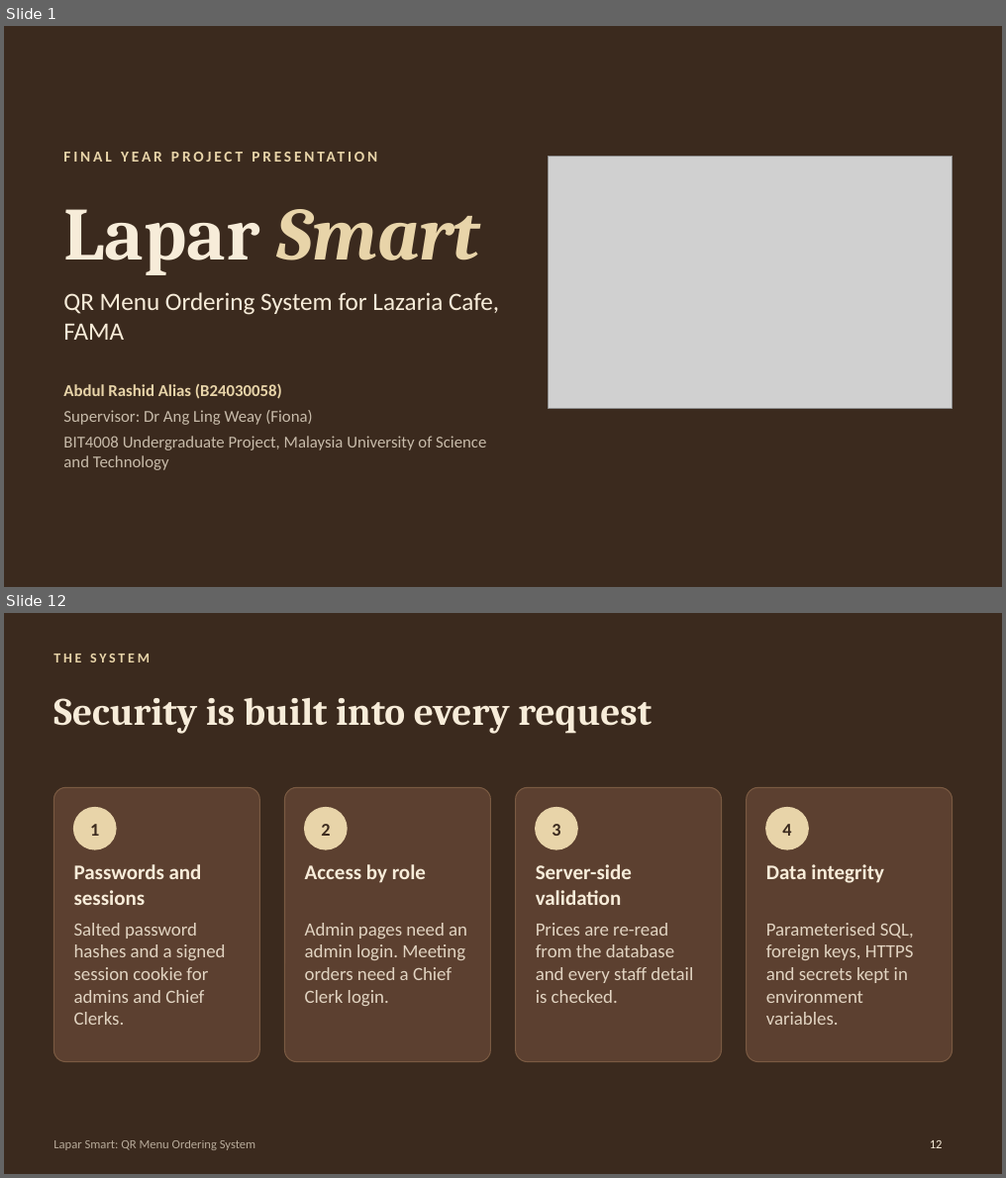
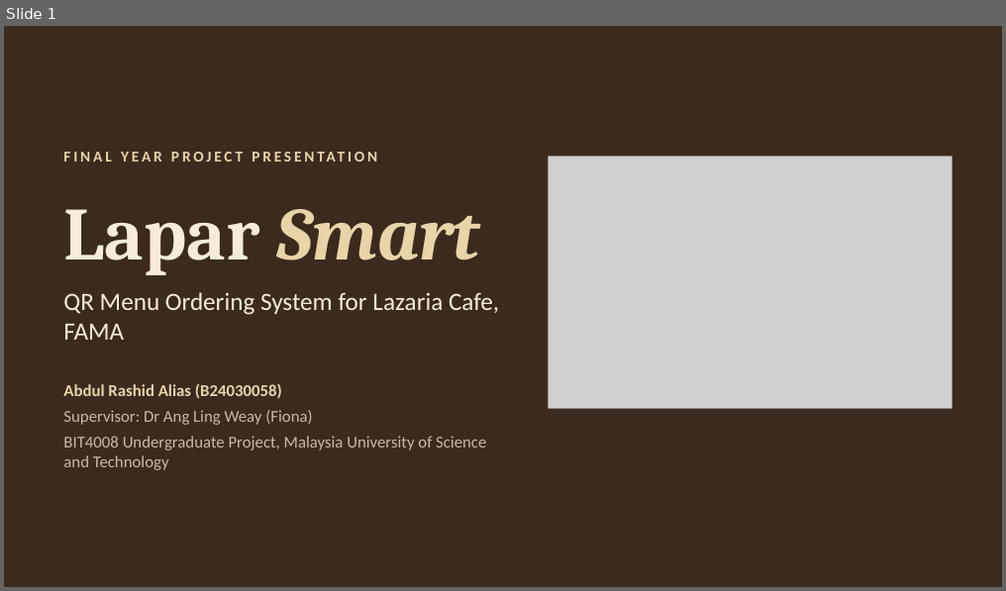
Before and after one commit to ras22hid/lapar-smart, a slide deck: app/static/presentation/LaparSmart_Presentation.pptx. Shown one above the other, each under a label of ours: slides 1 and 12 before the commit, slide 1 after it; the slides between them are not shown. The pictures are 1006x1178 and 1006x591 pixels, drawn with LibreOffice and Linux fonts; fonts in the diff are those of the drawing; grey boxes stand for pictures. Boxes give left, top, right and bottom in pixels: in the first picture for what was removed or moved away, otherwise in the second. Text is boxed around its words. In the diff, an @@ line names an element or a change of style, - is before the commit and + after.

```diff
--- a/app/static/presentation/LaparSmart_Presentation.pptx
+++ b/app/static/presentation/LaparSmart_Presentation.pptx
@@ slide 12 removed at (4,613,1002,1174), background #3B2A1E @@
@@ text removed at (54,654,150,663) @@
-THE SYSTEM
@@ title removed at (54,697,651,734) @@
-Security is built into every request
@@ rounded rectangle removed at (54,787,259,1062) @@
@@ rounded rectangle removed at (284,787,490,1062) @@
@@ rounded rectangle removed at (515,787,721,1062) @@
@@ rounded rectangle removed at (746,787,952,1062) @@
@@ ellipse removed at (74,808,116,850) @@
@@ ellipse removed at (304,808,347,850) @@
@@ ellipse removed at (536,808,578,850) @@
@@ ellipse removed at (766,808,808,850) @@
@@ text removed at (90,824,99,836) @@
-1
@@ text removed at (321,824,330,836) @@
-2
@@ text removed at (551,824,560,836) @@
-3
@@ text removed at (782,824,791,836) @@
-4
@@ text removed at (74,864,202,905) @@
-Passwords and sessions
@@ text removed at (305,864,426,883) @@
-Access by role
@@ text removed at (536,864,632,905) @@
-Server-side validation
@@ text removed at (766,864,884,883) @@
-Data integrity
@@ text removed at (74,923,226,1025) @@
-Salted password hashes and a signed session cookie for admins and Chief Clerks.
@@ text removed at (305,923,467,1006) @@
-Admin pages need an admin login. Meeting orders need a Chief Clerk login.
@@ text removed at (536,923,693,1003) @@
-Prices are re-read from the database and every staff detail is checked.
@@ text removed at (766,923,914,1025) @@
-Parameterised SQL, foreign keys, HTTPS and secrets kept in environment variables.
@@ text removed at (54,1141,255,1151) @@
-Lapar Smart: QR Menu Ordering System
@@ page number removed at (930,1141,943,1149) @@
-12
```
Also in this commit, not shown: 12 slides changed, 8 slides added, 4 other slides removed, 4 other files.
